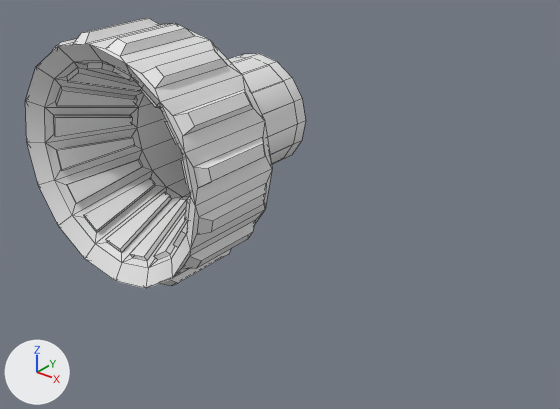
The FBX model Assets/Import/Rocket Engine.fbx: old version first, new version second.
Before and after are seen from a camera (50 mm lens) standing at (8.51, -9.56, 4.5) and looking at (1.9, -1.29, -0.63). The lights are fixed; the arrows at lower left show +X, +Y and +Z. Mesh edges are drawn as thin lines.
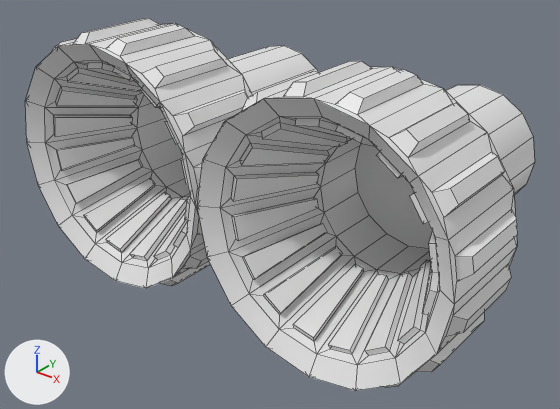
The newer file is also rescaled (x0.111), turned or shifted as a whole; pictures and numbers use the older file's frame.

Boxes (x1, y1, x2, y2) around the edits, measured in the pictures (560 x 409 px; the box of a moved part takes in the faces that stretch with it):
'Cylinder', reshaped (82% wider, 38% taller)
    before: (25, 18, 305, 288)
    after: (25, 18, 535, 391)
part 1 of me_cylinder_001, added
    after: (197, 61, 535, 391)
part 2 of me_cylinder_001, moved or reshaped
    before: (137, 54, 305, 197)
    after: (137, 46, 318, 197)

The change, as a diff of the scene's bpy script:
```diff
--- a/Assets/Import/Rocket Engine.fbx.py
+++ b/Assets/Import/Rocket Engine.fbx.py
@@ me_cylinder_001 @@
 # used by ob_cylinder; location = (0.0, 0.0, 0.0)
-me_cylinder_001.from_pydata(...)  # 368 vertices, 354 faces; spans x -1.94..1.94, y -3.04..0.53, z -1.94..1.94
+me_cylinder_001.from_pydata(...)  # 736 vertices, 708 faces; spans x -1.94..5.71, y -3.04..1.22, z -1.94..1.94
+# me_cylinder_001 part 1: a new loose piece of 368 vertices spanning x 1.83..5.71, y -3.04..1.22, z -1.94..1.94
+# me_cylinder_001 part 2
+# 16 vertices in x -1.0..1.0, y 0.53, z -1.0..1.0 move by (0.0, 0.69, 0.0)
+# 16 vertices in x -0.98..0.98, y 0.32, z -0.98..0.98 move by (0.0, -0.96, 0.0)
```
